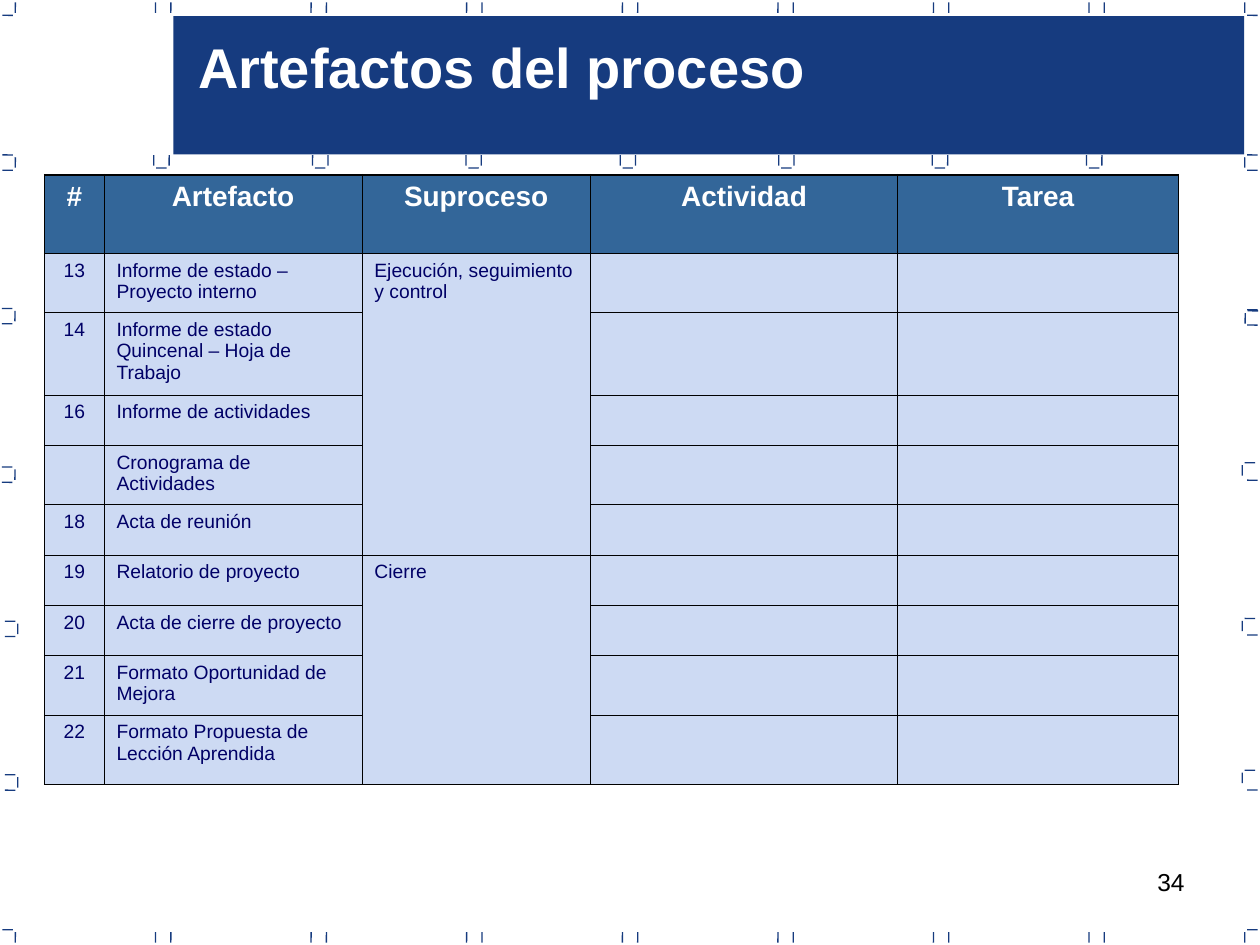
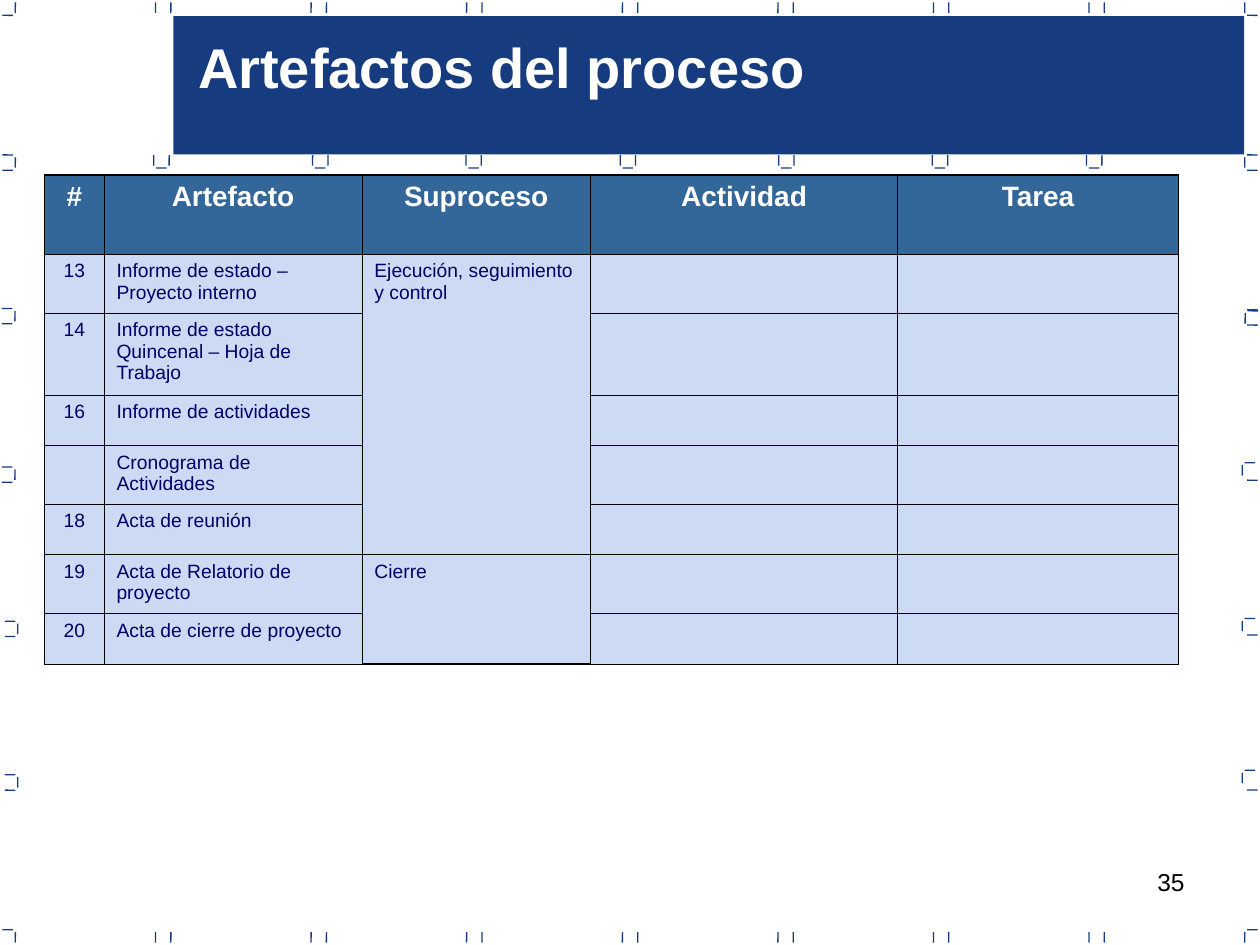
Before and after one commit to lowrider80/UTP-GPS-ALARM, a slide deck: slide 35 of Area_de_Proceso-_PP-PMC/PGPROY_V1.0_2015.ppt (slide 34 before the commit). Drawn at 1260x945 pixels with LibreOffice and Linux fonts; fonts in the diff are those of the drawing. Boxes give left, top, right and bottom in pixels: in the first picture for what was removed or moved away, otherwise in the second. Text is boxed around its words. In the diff, an @@ line names an element or a change of style, - is before the commit and + after.

```diff
--- a/Area_de_Proceso-_PP-PMC/PGPROY_V1.0_2015.ppt
+++ b/Area_de_Proceso-_PP-PMC/PGPROY_V1.0_2015.ppt
@@ table at [44, 175, 1178, 645] @@
-row 7, column 2: Relatorio de proyecto
+row 7, column 2: Acta de Relatorio de proyecto
-row 9: 21 | Formato Oportunidad de Mejora |  |  | 
-row 10: 22 | Formato Propuesta de Lección Aprendida |  |  | 
@@ page number at [1157, 874, 1184, 892]: text changed @@
-34
+35
```
Also in this commit, not shown: 19 other slides changed, 1 slide added.
